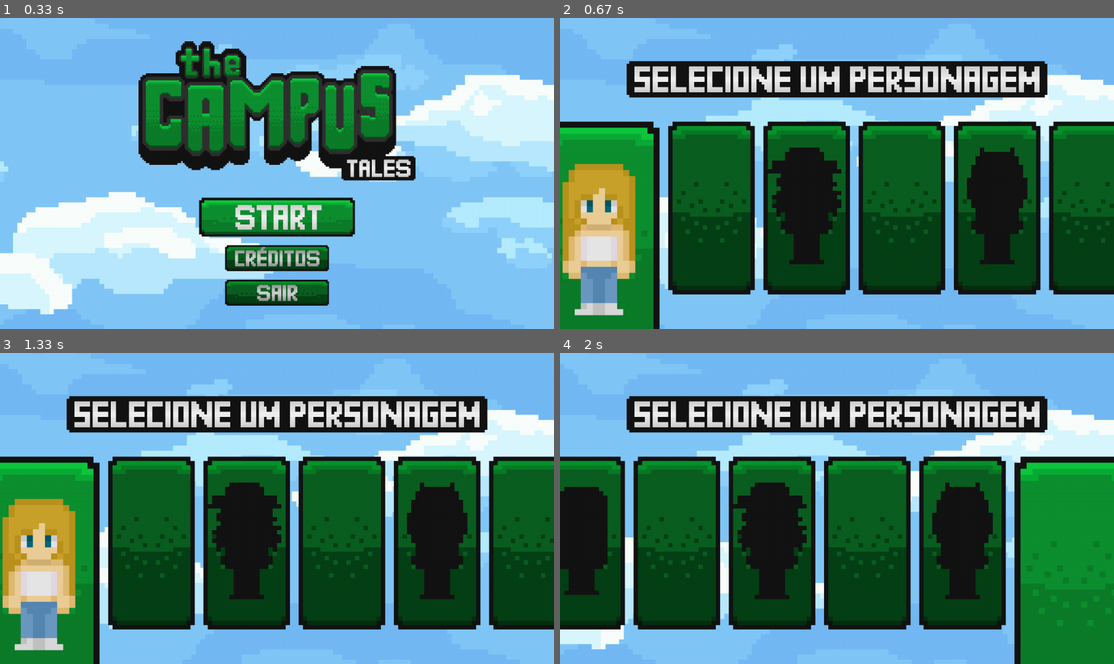
Above: before the commit, frames 1-4 (two rows, left to right).
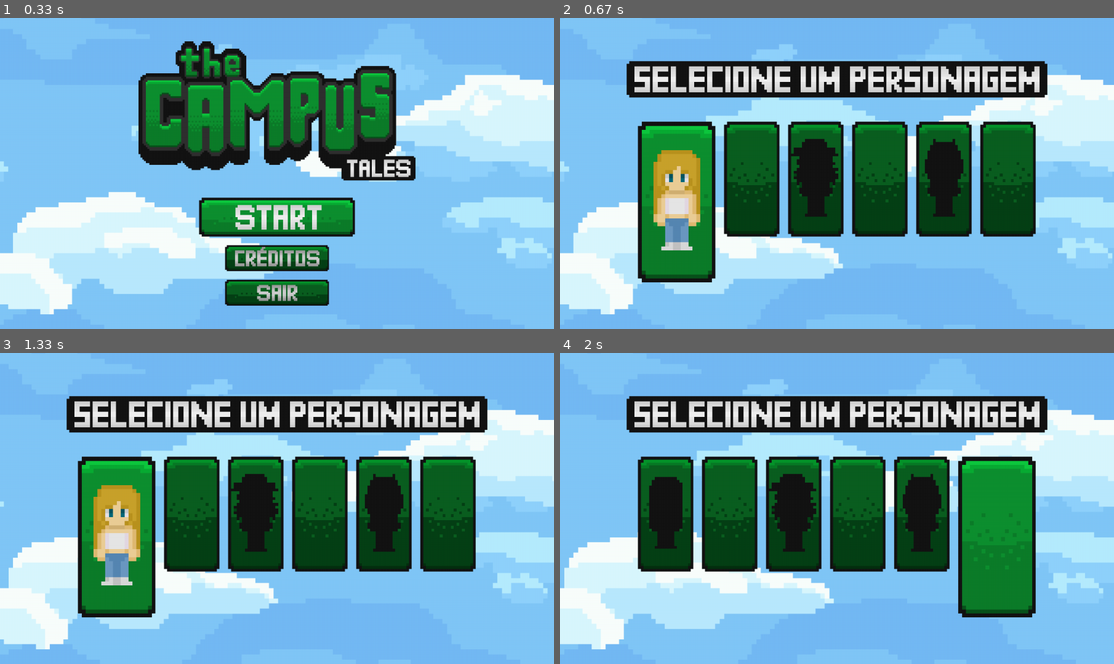
Above: after the commit, the same moments.

Repository: cadonadavi/MostraIFFAR25
Game: pygame game, started from codigos/main.py
The game is run twice, just before and just after one commit, with the same random seed, the same clock (stepped at 60 frames per second) and the same inputs.
Inputs:
- Up to frame 1 (0.33 s): no input
- Up to frame 2 (0.67 s): tap Enter at 0.33 s
- Up to frame 3 (1.33 s): hold Right 0.67-1.13 s; hold Left from 1.17 s (still down)
- Up to frame 4 (2 s): release Left at 1.7 s; hold Left from 1.73 s (still down)

Frame 1 is identical in both runs. In frame 2, 47% of the frame differs, in the area x 0-100%, y 33-100%; in frame 3, 47%; in frame 4, 47%.

Commit message:
Botões de personagens centralizados e dinamicamente escalados para qualquer resolução

Diff:
--- a/codigos/start_menu.py
+++ b/codigos/start_menu.py
@@ -15,7 +15,16 @@
     def carregar_botao_personagem(normal_path, selecionado_path):
         normal = pygame.image.load(normal_path)
         selecionado = pygame.image.load(selecionado_path)
-        return pygame.transform.scale(normal, (200, 400)), pygame.transform.scale(selecionado, (280, 560))
+
+        # não faço ideia de onde vem 10% e 37% mas ta aí e funcionou
+
+        largura_normal = int(tela.get_width() * 0.1)  # 10% of screen width
+        altura_normal = int(tela.get_height() * 0.37)  # type: ignore # 37% of screen height
+
+        largura_sel = int(largura_normal * 1.4)  # 40% larger than normal
+        altura_sel = int(altura_normal * 1.4)  # 40% larger than normal
+
+        return pygame.transform.scale(normal, (largura_normal, altura_normal)), pygame.transform.scale(selecionado, (largura_sel, altura_sel))
 
     adm_fem, adm_fem_sel = carregar_botao_personagem("imagens/botoes/admfem.png", "imagens/botoes/admfem_selected.png")
     adm_mas, adm_mas_sel = carregar_botao_personagem("imagens/botoes/admmas.png", "imagens/botoes/admmas_selected.png")
@@ -72,7 +81,16 @@
         texto_rect = texto_menu.get_rect(center=(tela.get_width() // 2, 142))
         tela.blit(texto_menu, texto_rect)
 
-        x_base = (tela.get_width() - 1380) // 2
+        # considerando que os botões selecionados são mais longos
+        largura_total = 0
+        for i, botao in enumerate(botoes_personagens):
+            # saber em qual mano está
+            if i == indice_horizontal:
+                largura_total += botao["sel"].get_width()
+            else:
+                largura_total += botao["normal"].get_width()
+        largura_total += (len(botoes_personagens) - 1) * 20  # adiciona os espaços
+        x_base = (tela.get_width() - largura_total) // 2
 
         for i, botao in enumerate(botoes_personagens):
             img = botao["sel"] if i == indice_horizontal else botao["normal"]
